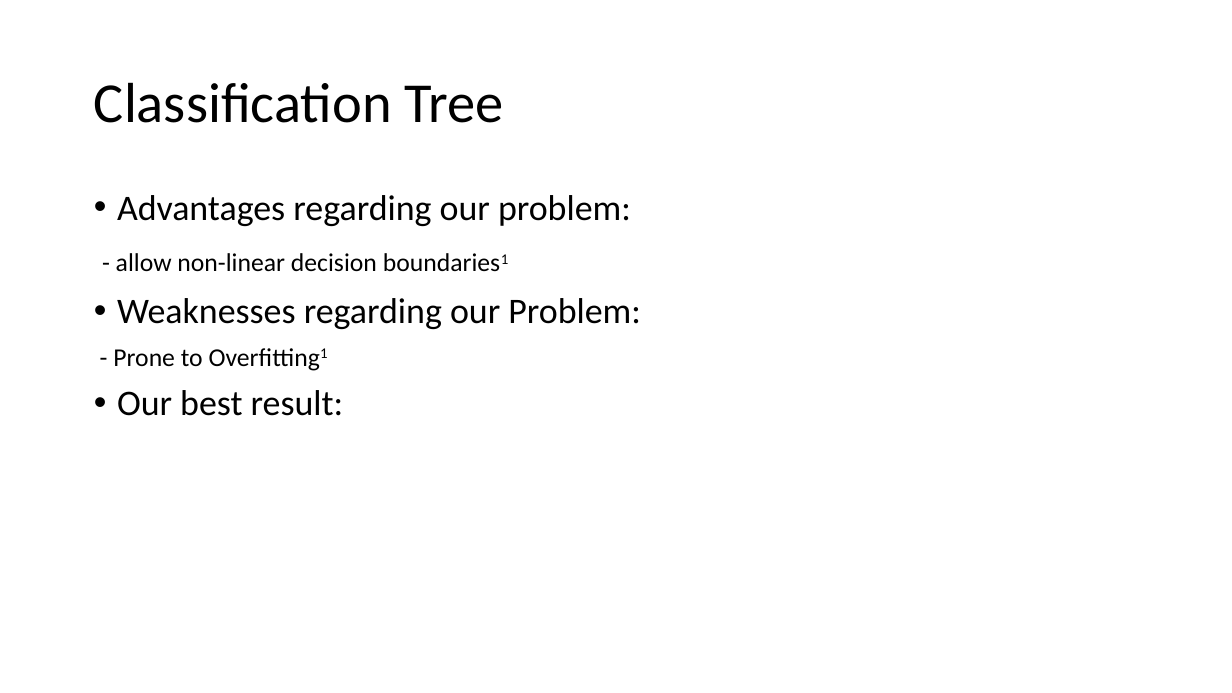
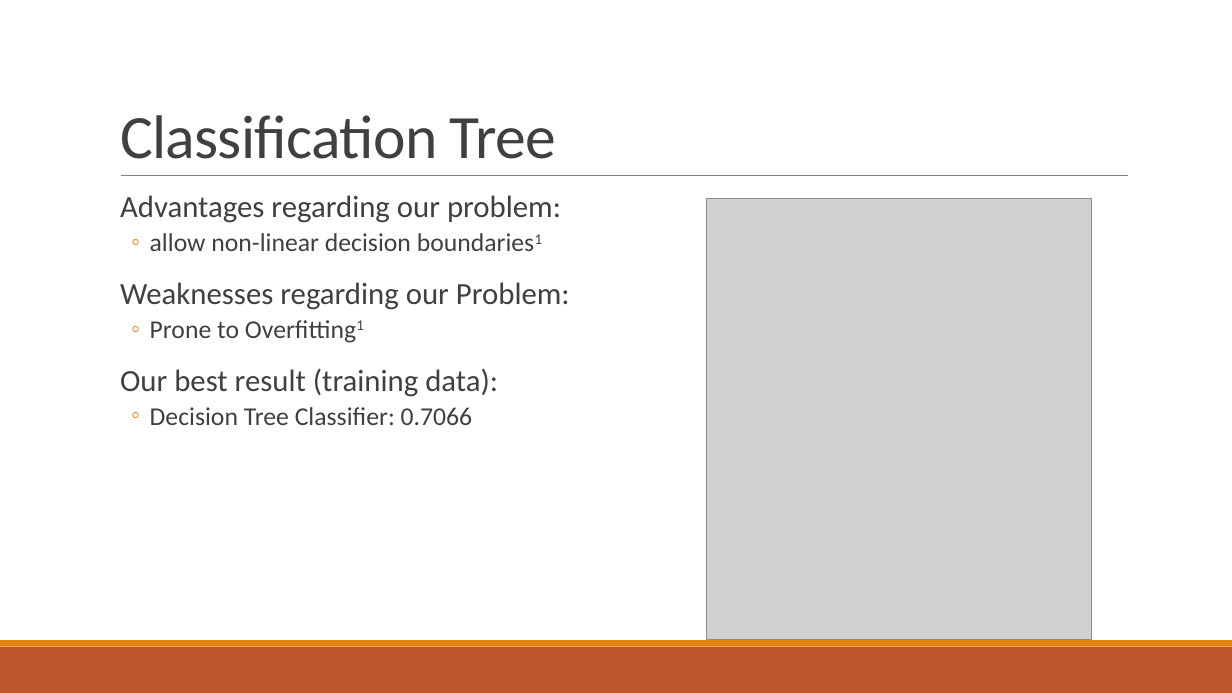
Before and after one commit to suong4554/Machine-Learning-Poly-U, a slide deck: slide 5 of Presentation.pptx. Drawn at 1232x693 pixels with LibreOffice and Linux fonts; fonts in the diff are those of the drawing; grey boxes stand for pictures. Boxes give left, top, right and bottom in pixels: in the first picture for what was removed or moved away, otherwise in the second. Text is boxed around its words. In the diff, an @@ line names an element or a change of style, - is before the commit and + after.

```diff
--- a/Presentation.pptx
+++ b/Presentation.pptx
@@ title "Classification Tree": place and size @@
-title "Classification Tree" at [94,82,504,123]
+title "Classification Tree" at [120,115,556,159]
@@ title "Classification Tree" at [120,115,556,159]: size 44 to 48 pt, text colour #000000 to #404040, letter spacing 0 to -0.5 pt; line spacing 0.9 to 0.85; vertical alignment middle to bottom @@
@@ line added from (121, 176) to (1128, 176), #808080 0.5 pt @@
@@ text "Advantages regarding our problem:": place and size @@
-text "Advantages regarding our problem:" at [113,195,641,416]
+text "Advantages regarding our problem:" at [120,195,570,425]
@@ text at [120,195,570,310]: size 28 to 24 pt, text colour #000000 to #404040 in "Advantages regarding our problem:", "Weaknesses regarding our Problem:"; bullet • to  ; more space between paragraphs @@
@@ picture added at [707,199,1092,640] @@
@@ text at [150,233,411,251]: text changed; text colour #000000 to #404040 @@
-- allow non-linear decision boundaries1
+  ◦ allow non-linear decision boundaries1
@@ text at [120,321,498,425]: text changed; text colour #000000 to #404040 @@
-- Prone to Overfitting1
-• Our best result:
+  ◦ Prone to Overfitting1
+  Our best result (training data):
+  ◦ Decision Tree Classifier: 0.7066
@@ rectangle added at [0,647,1232,693], fill #BD582C @@
@@ rectangle added at [0,640,1232,647], fill #E48312 @@
```
Also in this commit, not shown: 9 other slides changed, 5 slides added, 2 slides removed.
